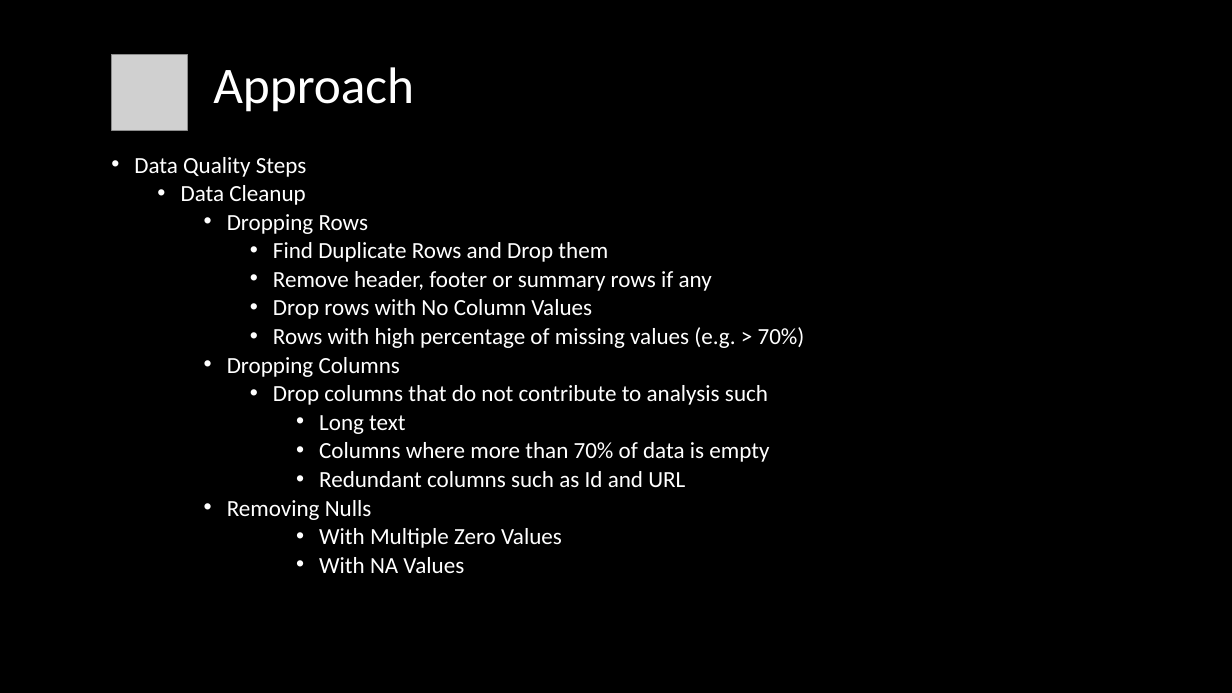
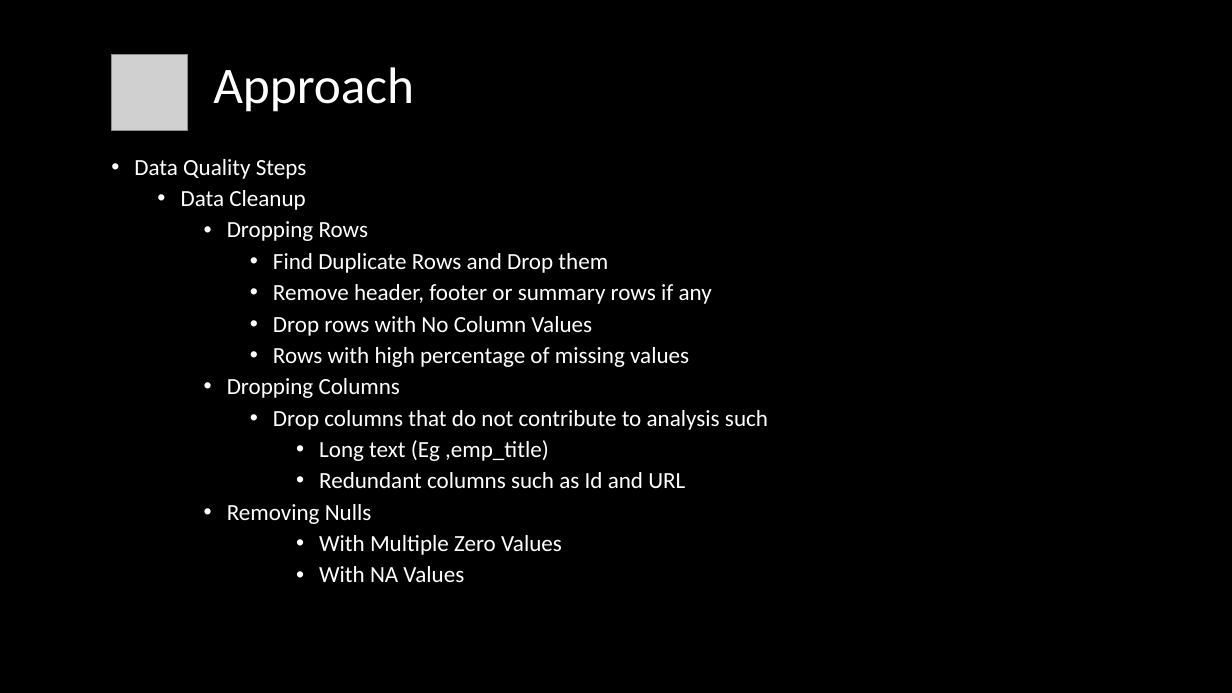
Before and after one commit to bineeshpc/case_study_01, a slide deck: slide 5 of UpGrad Case Study LendingClub.pptx. Drawn at 1232x693 pixels with LibreOffice and Linux fonts; fonts in the diff are those of the drawing; grey boxes stand for pictures. Boxes give left, top, right and bottom in pixels: in the first picture for what was removed or moved away, otherwise in the second. Text is boxed around its words. In the diff, an @@ line names an element or a change of style, - is before the commit and + after.

```diff
--- a/UpGrad Case Study LendingClub.pptx
+++ b/UpGrad Case Study LendingClub.pptx
@@ text at [134, 159, 768, 582]: line spacing 0.8 to 0.9 @@
@@ text at [273, 347, 689, 367]: text changed @@
-      • Rows with high percentage of missing values (e.g. > 70%)
+      • Rows with high percentage of missing values
@@ text at [319, 440, 549, 461]: text changed @@
-        • Long text
-        • Columns where more than 70% of data is empty
+        • Long text (Eg ,emp_title)
```
Also in this commit, not shown: 3 other slides changed, 12 slides added, 1 slide removed.
